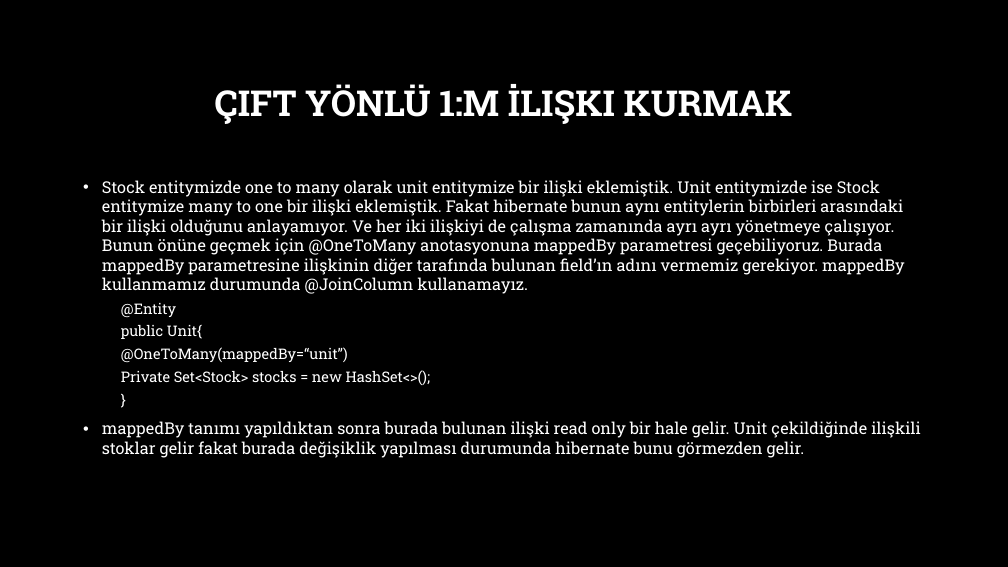
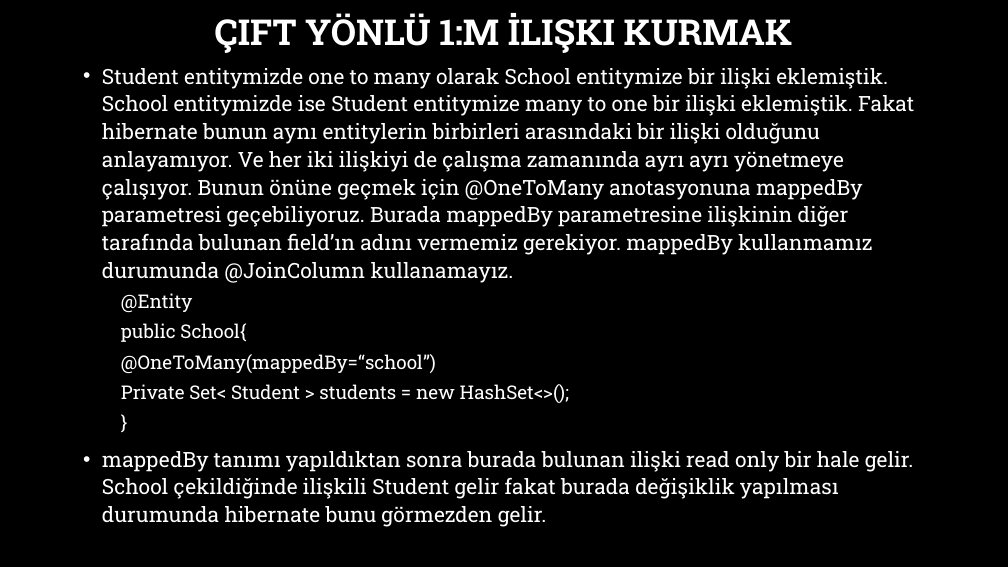
Before and after one commit to burakduman-bilgeadam/sunum, a slide deck: slide 50 of Spring/7-spring-data-jpa-hibernate.pptx (slide 48 before the commit). Drawn at 1008x567 pixels with LibreOffice and Linux fonts; fonts in the diff are those of the drawing; background and template pictures are left out. Boxes give left, top, right and bottom in pixels: in the first picture for what was removed or moved away, otherwise in the second. Text is boxed around its words. In the diff, an @@ line names an element or a change of style, - is before the commit and + after.

Commit message:
hibernate update

```diff
--- a/Spring/7-spring-data-jpa-hibernate.pptx
+++ b/Spring/7-spring-data-jpa-hibernate.pptx
@@ title "ÇIFT YÖNLÜ 1:M İLIŞKI KURMAK": place and size @@
-title "ÇIFT YÖNLÜ 1:M İLIŞKI KURMAK" at box(215, 84, 792, 124)
+title "ÇIFT YÖNLÜ 1:M İLIŞKI KURMAK" at box(215, 13, 792, 53)
@@ text "Student entitymizde one to many ...": place and size @@
-text "Student entitymizde one to many ..." at box(102, 180, 921, 458)
+text "Student entitymizde one to many ..." at box(102, 68, 914, 527)
@@ text at box(102, 68, 914, 283): text changed; size 15.5 to 20 pt @@
-• Stock entitymizde one to many olarak unit entitymize bir ilişki eklemiştik. Unit entitymizde ise Stock entitymize many to one bir ilişki eklemiştik. Fakat hibernate bunun aynı entitylerin birbirleri arasındaki bir ilişki olduğunu anlayamıyor. Ve her iki ilişkiyi de çalışma zamanında ayrı ayrı yönetmeye çalışıyor. Bunun önüne geçmek için @OneToMany anotasyonuna mappedBy parametresi geçebiliyoruz. Burada mappedBy parametresine ilişkinin diğer tarafında bulunan field’ın adını vermemiz gerekiyor. mappedBy kullanmamız durumunda @JoinColumn kullanamayız.
+• Student entitymizde one to many olarak School entitymize bir ilişki eklemiştik. School entitymizde ise Student entitymize many to one bir ilişki eklemiştik. Fakat hibernate bunun aynı entitylerin birbirleri arasındaki bir ilişki olduğunu anlayamıyor. Ve her iki ilişkiyi de çalışma zamanında ayrı ayrı yönetmeye çalışıyor. Bunun önüne geçmek için @OneToMany anotasyonuna mappedBy parametresi geçebiliyoruz. Burada mappedBy parametresine ilişkinin diğer tarafında bulunan field’ın adını vermemiz gerekiyor. mappedBy kullanmamız durumunda @JoinColumn kullanamayız.
@@ text at box(121, 293, 192, 313): size 13.9 to 18 pt in "@Entity", "}"; line spacing 1 to 1.1 @@
@@ text at box(121, 323, 569, 403): text changed; size 13.9 to 18 pt @@
-  public Unit{
-  @OneToMany(mappedBy=“unit”)
-  Private Set<Stock> stocks = new HashSet<>();
+  public School{
+  @OneToMany(mappedBy=“school”)
+  Private Set< Student > students = new HashSet<>();
@@ text at box(102, 451, 914, 527): text changed; size 15.5 to 20 pt @@
-• mappedBy tanımı yapıldıktan sonra burada bulunan ilişki read only bir hale gelir. Unit çekildiğinde ilişkili stoklar gelir fakat burada değişiklik yapılması durumunda hibernate bunu görmezden gelir.
+• mappedBy tanımı yapıldıktan sonra burada bulunan ilişki read only bir hale gelir. School çekildiğinde ilişkili Student gelir fakat burada değişiklik yapılması durumunda hibernate bunu görmezden gelir.
```
Also in this commit, not shown: 9 other slides changed, 4 slides added.
